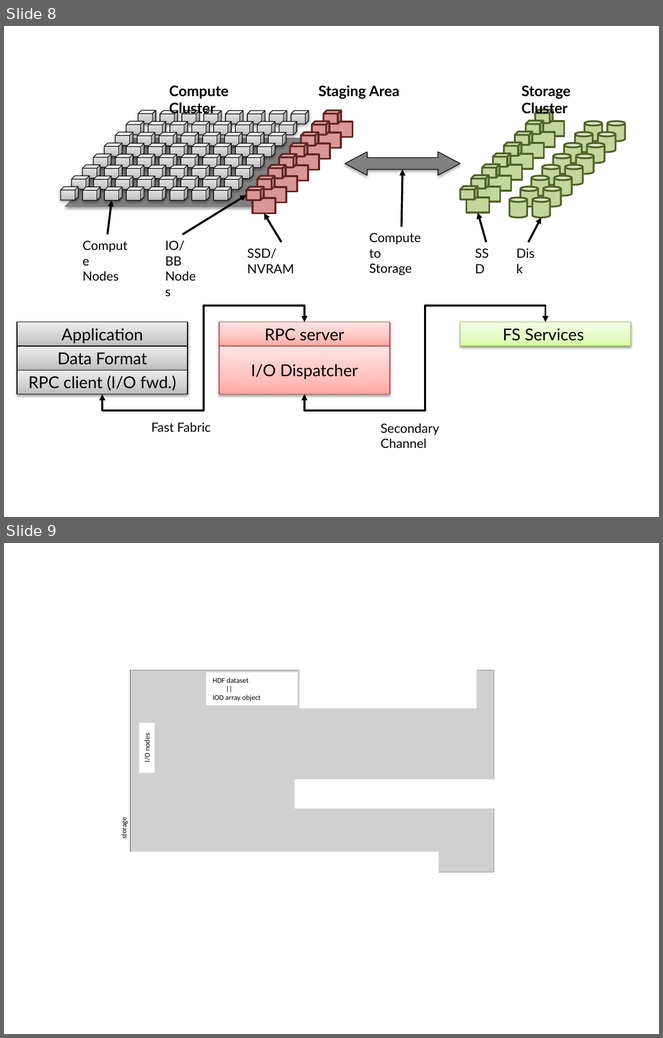
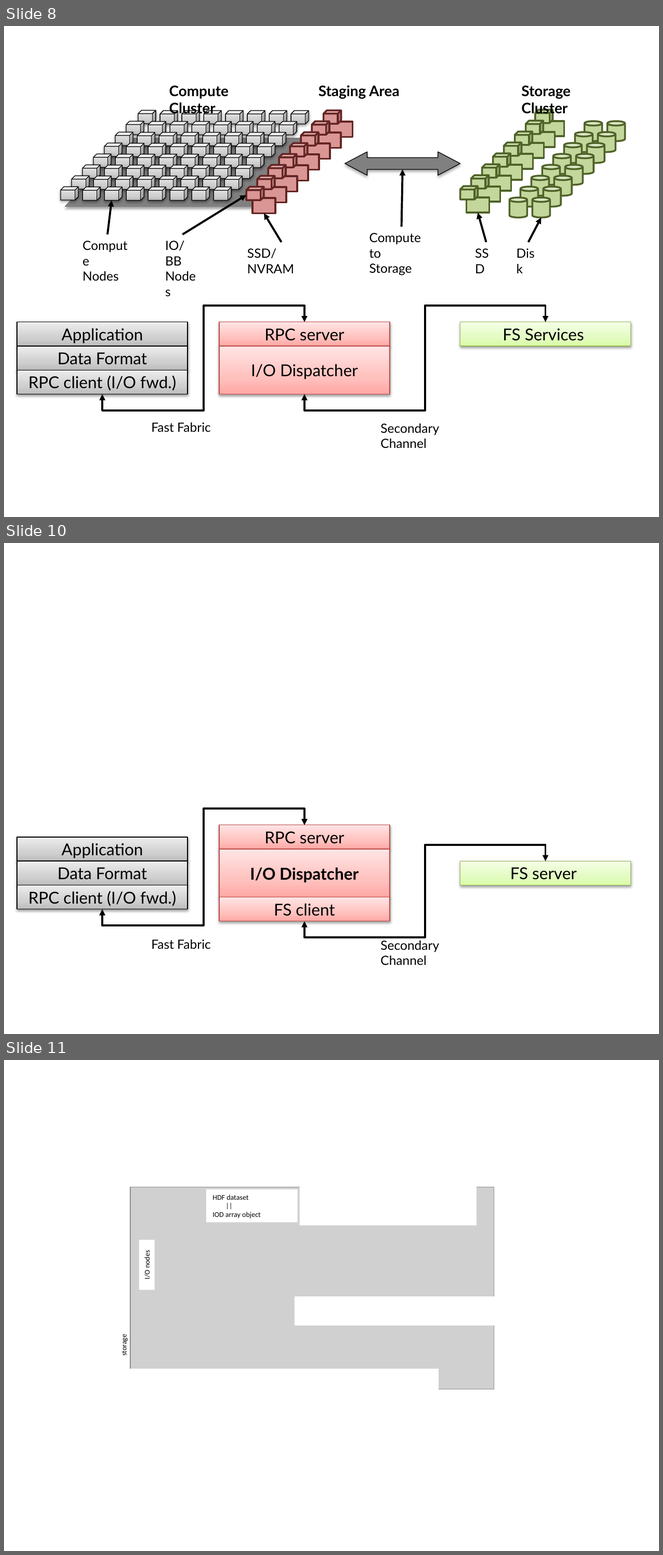
Before and after one commit to ivotron/ivotron.github.io, a slide deck: images/diagrams/2013-10-22-exascale.pptx. Shown one above the other, each under a label of ours: slides 8 and 9 before the commit, slides 8, 10 and 11 after it; the slides between them are not shown. The pictures are 663x1038 and 663x1555 pixels, drawn with LibreOffice and Linux fonts; fonts in the diff are those of the drawing; grey boxes stand for pictures. Boxes give left, top, right and bottom in pixels: in the first picture for what was removed or moved away, otherwise in the second. Text is boxed around its words. In the diff, an @@ line names an element or a change of style, - is before the commit and + after.

```diff
--- a/images/diagrams/2013-10-22-exascale.pptx
+++ b/images/diagrams/2013-10-22-exascale.pptx
@@ slide 10 added at (4, 543, 659, 1034), background #FFFFFF @@
@@ elbow double arrow added from (305, 825) to (102, 909), #000000 2.25 pt @@
@@ rectangle added at (17, 837, 188, 861), fill gradient #BDBDBD to #D1D1D1 to #EEEEEE, outline #000000 0.75 pt, 18 pt, text #000000 @@
+Application
@@ rectangle added at (220, 825, 390, 850), fill gradient #FFA6A5 to #FFC0BF to #FFE7E7, outline #BF4C48 0.75 pt, 18 pt, text #000000 @@
+RPC server
@@ rectangle added at (220, 850, 390, 898), fill gradient #FFA6A5 to #FFC0BF to #FFE7E7, outline #BF4C48 0.75 pt, 18 pt, text #000000, bold @@
+I/O Dispatcher
@@ elbow double arrow added from (546, 861) to (305, 922), #000000 2.25 pt @@
@@ rectangle added at (17, 861, 188, 886), fill gradient #BDBDBD to #D1D1D1 to #EEEEEE, outline #000000 0.75 pt, 18 pt, text #000000 @@
+Data Format
@@ rectangle added at (461, 861, 631, 886), fill gradient #DAFDA7 to #E4FCC2 to #F5FFE7, outline #98B955 0.75 pt, 18 pt, text #000000 @@
+FS server
@@ rectangle added at (17, 886, 188, 910), fill gradient #BDBDBD to #D1D1D1 to #EEEEEE, outline #000000 0.75 pt, 18 pt, text #000000 @@
+RPC client (I/O fwd.)
@@ rectangle added at (220, 898, 390, 922), fill gradient #FFA6A5 to #FFC0BF to #FFE7E7, outline #BF4C48 0.75 pt, 18 pt, text #000000 @@
+FS client
@@ text added at (151, 940, 211, 950), 14 pt, text #000000 @@
+Fast Fabric
@@ text added at (380, 941, 439, 966), 14 pt, text #000000 @@
+Secondary Channel
@@ what was slide 9 is now slide 11 @@
```
Also in this commit, not shown: 1 other slide added, 3 other files.
